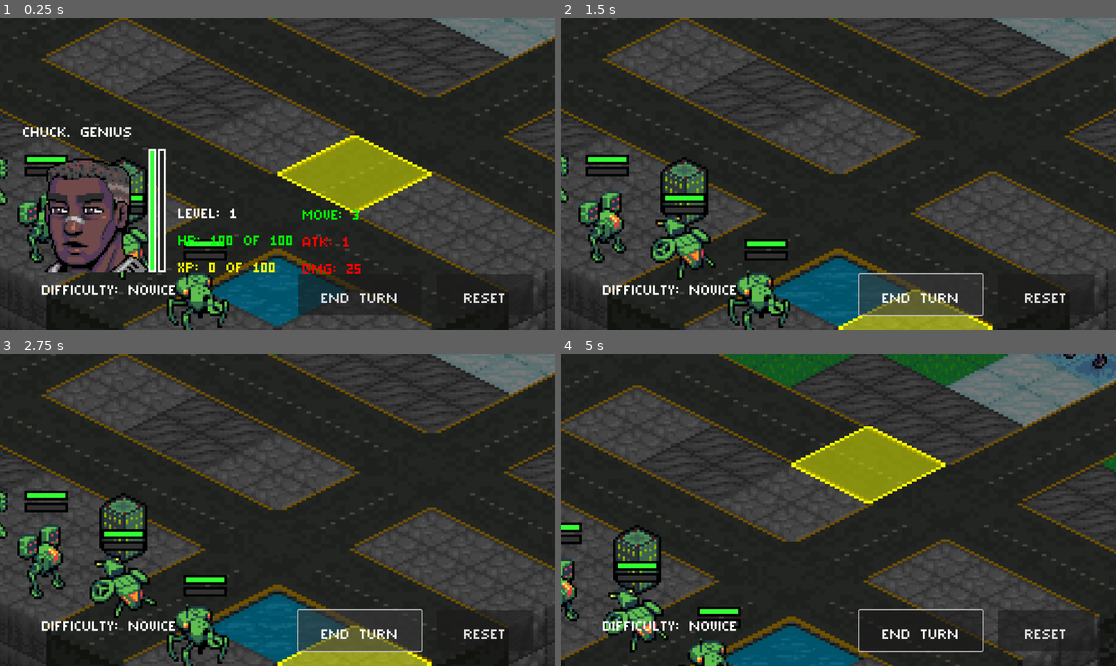
Above: before the commit, frames 1-4 (two rows, left to right).
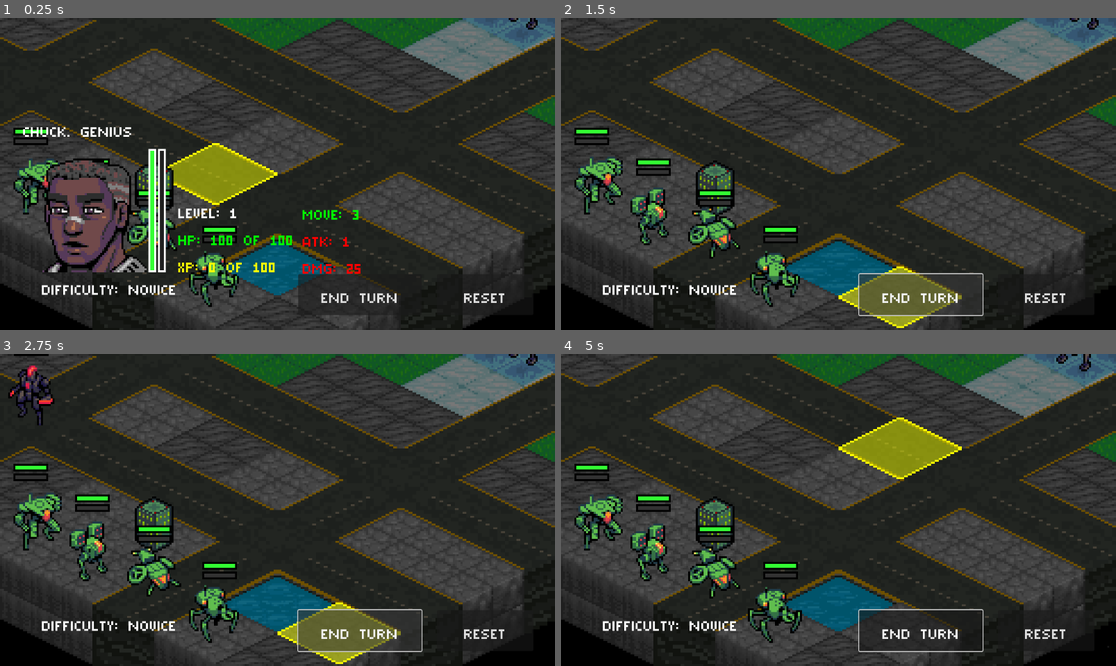
Above: after the commit, the same moments.

Repository: Tekknobot/Terrain
Game: Godot game, scene res://Scenes/Main.tscn
The game is run twice, just before and just after one commit, with the same random seed, the same clock (stepped at 60 frames per second) and the same inputs.
Inputs (mouse positions are in pixels of both pictures, inside the frame that each line leads up to):
- Up to frame 1 (0.25 s): no input
- Up to frame 2 (1.5 s): click "END TURN" at 0.5 s; click "END TURN" at 1.25 s
- Up to frame 3 (2.75 s): click "END TURN" at 2 s
- Up to frame 4 (5 s): move the mouse to (960, 494) at 2.77 s; click (960, 494) at 2.92 s; drag from (727, 525) to (605, 606) at 3.52 s; move the mouse to (894, 441) at 4.27 s; click (894, 441) at 4.42 s

The runs differ from the first frame. In frame 1, 34% of the frame differs, in the area x 0-100%, y 0-100%; in frame 2, 35%; in frame 3, 35%; in frame 4, 44%.

Commit message:
Adjust default zoom.

Diff:
--- a/Scripts/TileMap.gd
+++ b/Scripts/TileMap.gd
@@ -583,7 +583,7 @@
 
 	var center_tile = Vector2(grid_width * 0.5, grid_height * 0.5)
 	camera.global_position = to_global(map_to_local(center_tile))
-	camera.zoom = Vector2(5, 5)
+	camera.zoom = Vector2(4, 4)
 
 	print("Camera centered at grid midpoint:", center_tile, "world:", camera.global_position)
 
